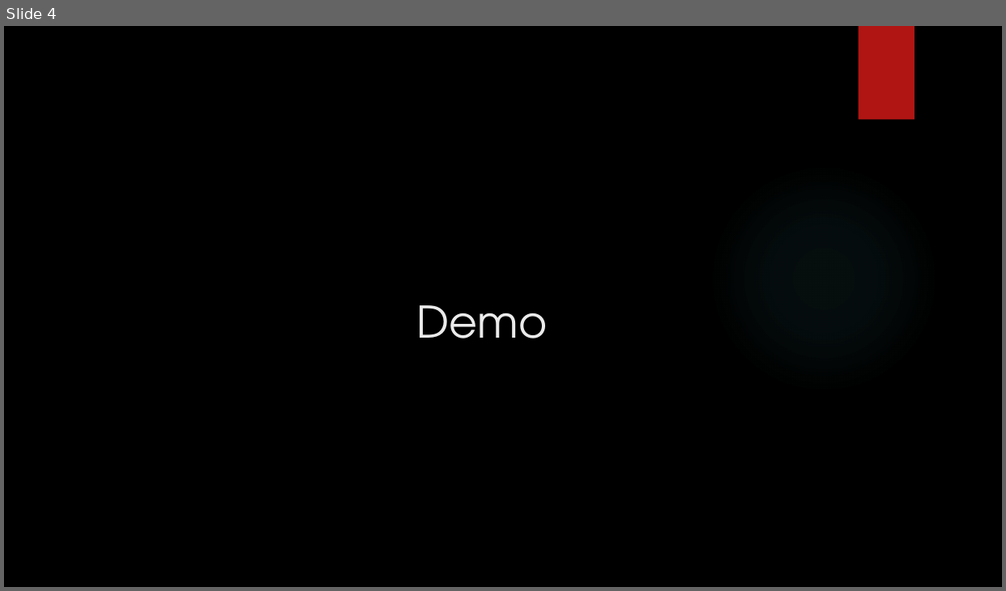
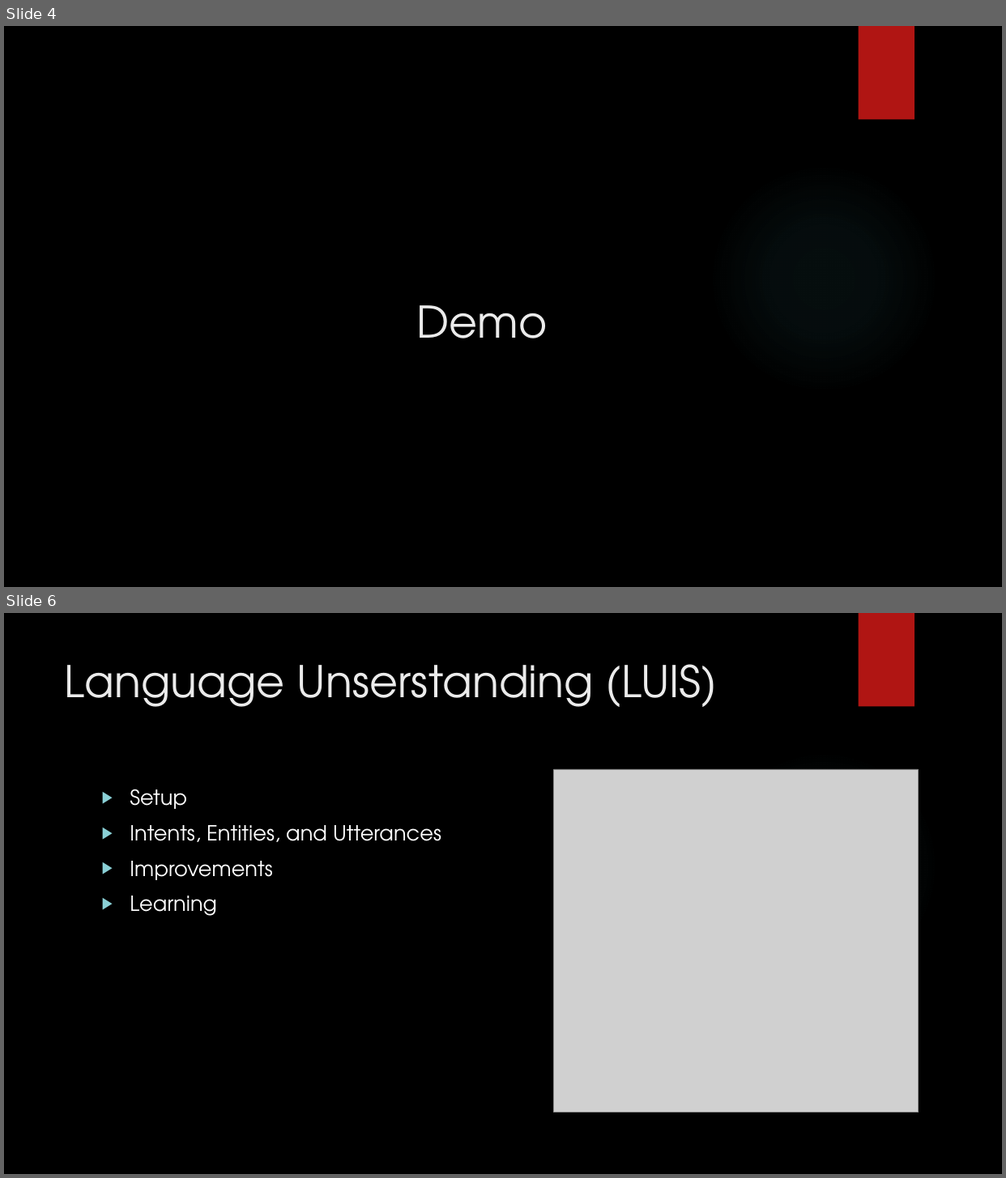
Before and after one commit to brianham/MR_MasterMind, a slide deck: Docs/MR_MasterMind.pptx. Shown one above the other, each under a label of ours: slide 4 before the commit, slides 4 and 6 after it; the slides between them are not shown. The pictures are 1006x591 and 1006x1178 pixels, drawn with LibreOffice and Linux fonts; fonts in the diff are those of the drawing; grey boxes stand for pictures; background and template pictures are left out. Boxes give left, top, right and bottom in pixels: in the first picture for what was removed or moved away, otherwise in the second. Text is boxed around its words. In the diff, an @@ line names an element or a change of style, - is before the commit and + after.

```diff
--- a/Docs/MR_MasterMind.pptx
+++ b/Docs/MR_MasterMind.pptx
@@ slide 6 added at (4,613,1002,1174), background picture (left out); not listed: 2 template elements that a slide beside it also shows @@
@@ title added at (65,664,718,707), 42 pt, text #EBEBEB @@
+Language Unserstanding (LUIS)
@@ picture added at (553,769,918,1113) @@
@@ text added at (130,789,441,916), 20 pt, text #FFFFFF @@
+▶ Setup
+▶ Intents, Entities, and Utterances
+▶ Improvements
+▶ Learning
```
Also in this commit, not shown: 2 slides changed, 1 other slide added.
